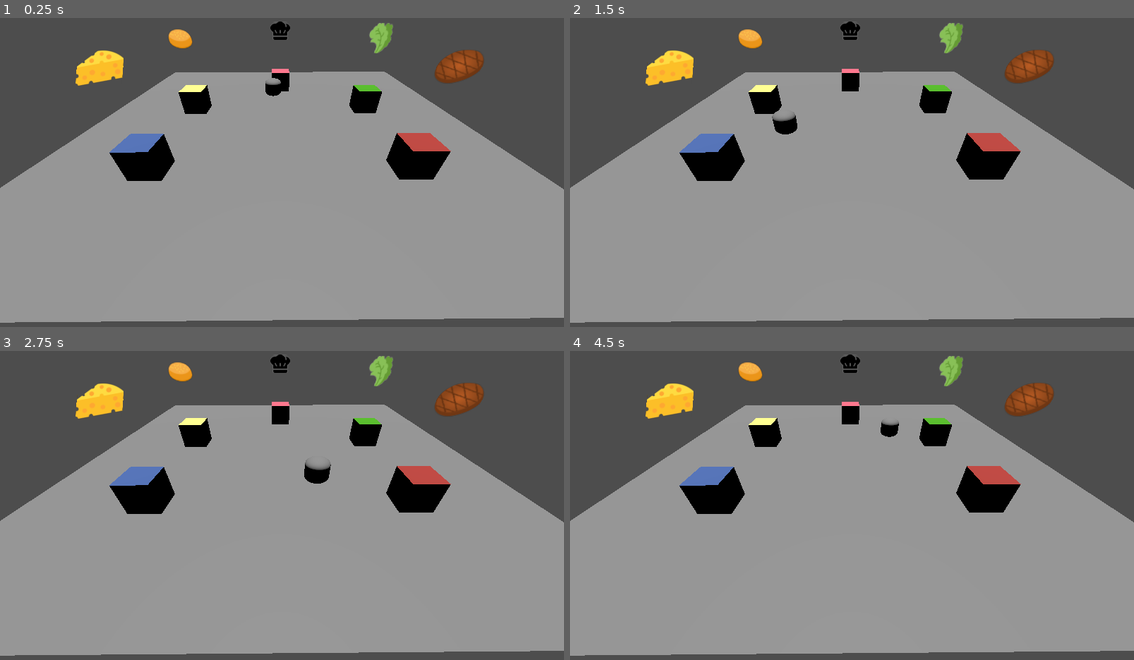
Above: before the commit, frames 1-4 (two rows, left to right).
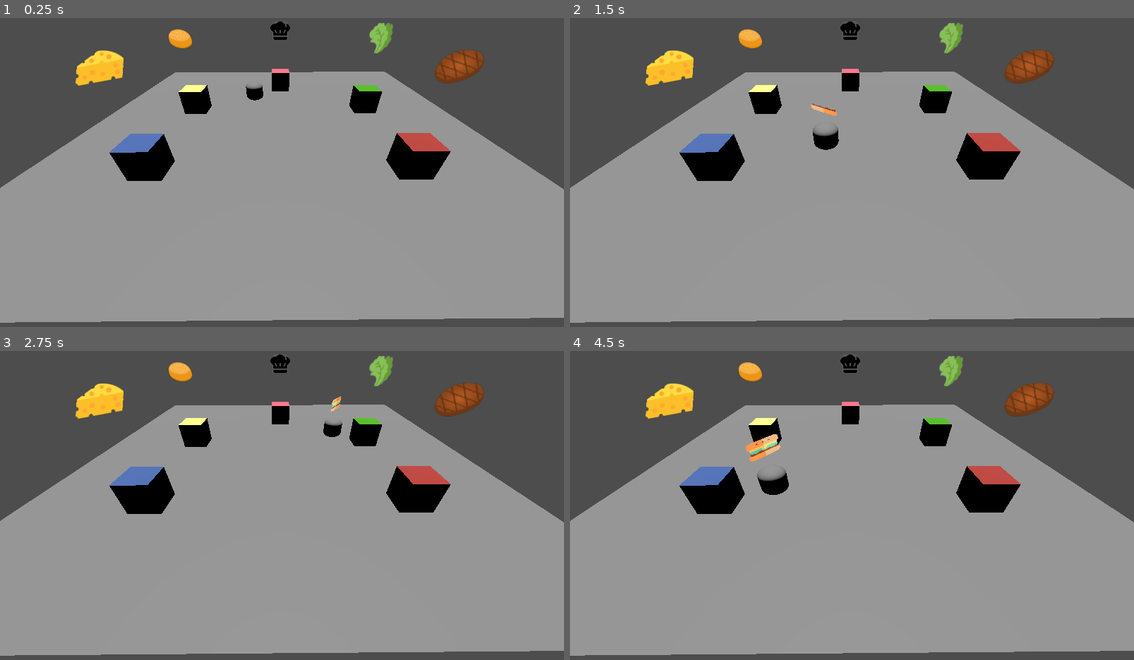
Above: after the commit, the same moments.

Repository: NathanBrx/Undercooked
Game: Godot game, scene res://node_3d.tscn
Same seed, same stepped clock (60 frames per second), same inputs: the game is played once before the commit and once after it.
Inputs:
- Up to frame 1 (0.25 s): no input
- Up to frame 2 (1.5 s): no input
- Up to frame 3 (2.75 s): no input
- Up to frame 4 (4.5 s): no input

The runs differ from the first frame. In frame 1, 0.2% of the frame differs, in the area x 43-50%, y 19-27%; in frame 2, 0.5%; in frame 3, 0.4%; in frame 4, 0.7%, in the area x 31-59%, y 22-47%.

Commit message:
Add : Agent icon update

Diff:
--- a/main/node_3d.tscn
+++ b/main/node_3d.tscn
@@ -122,10 +122,10 @@
 transform = Transform3D(1, 0, 0, 0, 1, 0, 0, 0, 1, 0.41906738, 0.5009601, 2.1501122)
 curve = SubResource("Curve3D_wc5p8")
 
-[node name="PathFollow3D" type="PathFollow3D" parent="Path3D"]
-transform = Transform3D(-0.5156355, 0, -0.85680807, 0, 1, 0, 0.85680807, 0, -0.5156355, -0.47516653, 0, 4.9033875)
-progress = 59.76
+[node name="PathFollow3D" type="PathFollow3D" parent="Path3D" node_paths=PackedStringArray("sprite")]
+transform = Transform3D(0.5634015, 0, -0.826183, 0, 1, 0, 0.826183, 0, 0.5634015, 0.10522699, 0, 5.282465)
 script = ExtResource("6_i5arm")
+sprite = NodePath("CharacterBody3D/MeshInstance3D/Sprite3D")
 
 [node name="CharacterBody3D" type="CharacterBody3D" parent="Path3D/PathFollow3D"]
 transform = Transform3D(1.1177285, 0, 1.6523663, 0, 1, 0, -1.6390588, 0, 1.1268033, -2.1617365, 1.3713167, -0.09108853)
@@ -133,5 +133,8 @@
 [node name="MeshInstance3D" type="MeshInstance3D" parent="Path3D/PathFollow3D/CharacterBody3D"]
 mesh = SubResource("CapsuleMesh_a0tk4")
 
+[node name="Sprite3D" type="Sprite3D" parent="Path3D/PathFollow3D/CharacterBody3D/MeshInstance3D"]
+transform = Transform3D(0.25, 0, 0, 0, 0.25, 0, 0, 0, 0.25, 0, 2.5, 0)
+
 [node name="CollisionShape3D" type="CollisionShape3D" parent="Path3D/PathFollow3D/CharacterBody3D"]
 shape = SubResource("ConvexPolygonShape3D_r3fl7")
--- a/main/path_follow_3d.gd
+++ b/main/path_follow_3d.gd
@@ -1,18 +1,32 @@
 extends PathFollow3D
 
-@export var step : float = 0.01  # quantité à avancer à chaque “tick”
-@export var interval : float = 0.05  # toutes les 0.5 secondes
+var checkpoints := [0.0, 0.19, 0.35, 0.61, 0.81]  # positions sur le path (0 à 1)
+var current_checkpoint := 0
+var frames = [
+	null,
+	preload("res://ressources/burger/1.png"),
+	preload("res://ressources/burger/2.png"),
+	preload("res://ressources/burger/3.png"),
+	preload("res://ressources/burger/4.png")
+]
+@export var sprite:Sprite3D
+func _process(delta):
+	# avancer le PathFollow3D
+	progress_ratio += 0.005  # exemple
+	if progress_ratio > 1.0:
+		progress_ratio = 1.0
 
-func _ready():
-	# Crée un timer pour avancer le chemin toutes les demi-secondes
-	var timer = Timer.new()
-	timer.wait_time = interval
-	timer.one_shot = false
-	timer.autostart = true
-	add_child(timer)
-	timer.connect("timeout", Callable(self, "_on_timer_timeout"))
+	# vérifier si on a passé le prochain checkpoint
+	if current_checkpoint < checkpoints.size() and progress_ratio >= checkpoints[current_checkpoint]:
+		print("Checkpoint atteint :", current_checkpoint)
+		_on_checkpoint(current_checkpoint)
+		current_checkpoint += 1
 
-func _on_timer_timeout():
-	progress_ratio += step
-	if progress_ratio > 1.0:
-		progress_ratio = 1.0  # ou 0 pour boucler
+func _on_checkpoint(index):
+	# Exemple : changer la frame du sprite ou ramasser un ingrédient
+	if sprite != null and frames.size() > 0:
+		if index == 0 :
+			sprite.texture = null
+		else :
+			sprite.texture = frames[index]
+	print("Action pour station", index)
Not shown, added: main/ressources/burger/1.png.import
Not shown, added: main/ressources/burger/2.png.import
Not shown, added: main/ressources/burger/3.png.import
Not shown, added: main/ressources/burger/4.png.import
